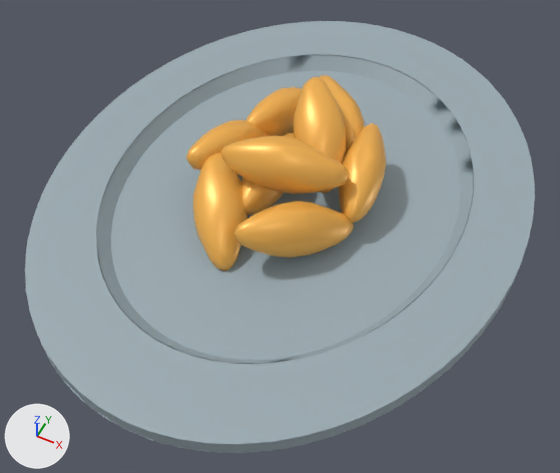
A saved change to the glTF model SilnikZTGK/CookingStation/Assets/models/skladniki/kopytka/kopytka.gltf.
The view is the same before and after, from a 50 mm lens placed at (0.276, -0.748, 0.823), pointed at (-0.061, -0.074, -0.019). The lights are fixed; the arrows at lower left show +X, +Y and +Z. The first picture is the older version.

The scene before the commit, as lines of its bpy script (objects in view):
```python
me_cylinder_002 = bpy.data.meshes.new('Cylinder.002')
me_cylinder_002.from_pydata(...)  # 678 vertices, 839 faces; spans x -0.432..0.266, y -0.436..0.451, z -0.02..0.013
me_cylinder_002.materials.append(mat_material)  # picture img_palette
me_sphere_003 = bpy.data.meshes.new('Sphere.003')
me_sphere_003.from_pydata(...)  # 145 vertices, 286 faces; spans x -0.02..0.05, y -0.046..0.124, z 0.006..0.086
me_sphere_003.materials.append(mat_material_057)  # picture img_palette
me_sphere_005 = bpy.data.meshes.new('Sphere.005')
me_sphere_005.from_pydata(...)  # 145 vertices, 286 faces; spans x -0.187..-0.113, y 0.036..0.204, z -0.007..0.077
me_sphere_005.materials.append(mat_material_057)  # picture img_palette
ob_sphere_001 = bpy.data.objects.new('Sphere.001', me_sphere_003)
ob_sphere_001.location = (0.0, 0.0, 0.0)
ob_sphere_003 = bpy.data.objects.new('Sphere.003', me_sphere_005)
ob_sphere_003.location = (0.0, 0.0, 0.0)
ob_talerz3_002 = bpy.data.objects.new('talerz3.002', me_cylinder_002)
ob_talerz3_002.location = (0.0, 0.0, 0.0)
# also in view: 'Sphere.008' at (-0.071, -0.042, 0.09); 'Sphere.005' at (-0.139, -0.106, 0.029); 'Sphere' at (-0.106, -0.012, 0.037); 'Sphere.002' at (-0.059, 0.131, 0.047); 'Sphere.007' at (-0.059, 0.05, 0.08)
```
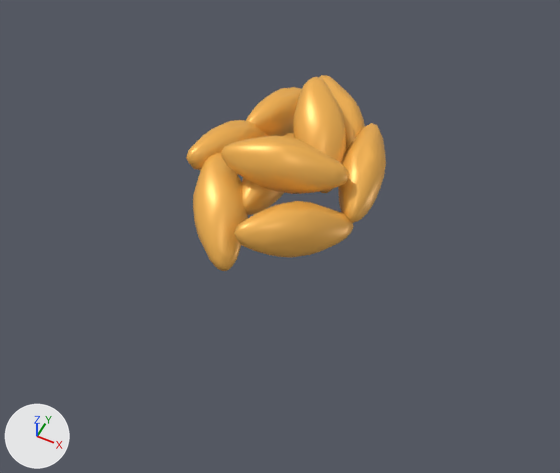
The change, as a diff of the scene's bpy script:
```diff
--- a/SilnikZTGK/CookingStation/Assets/models/skladniki/kopytka/kopytka.gltf.py
+++ b/SilnikZTGK/CookingStation/Assets/models/skladniki/kopytka/kopytka.gltf.py
@@ ob_talerz3_002 @@
-ob_talerz3_002 = bpy.data.objects.new('talerz3.002', me_cylinder_002)
-ob_talerz3_002.location = (0.0, 0.0, 0.0)
```

Changed parts and their boxes (x1, y1, x2, y2) in the pictures (560 x 473 px):
'talerz3.002', deleted
    before: (25, 21, 535, 453)
